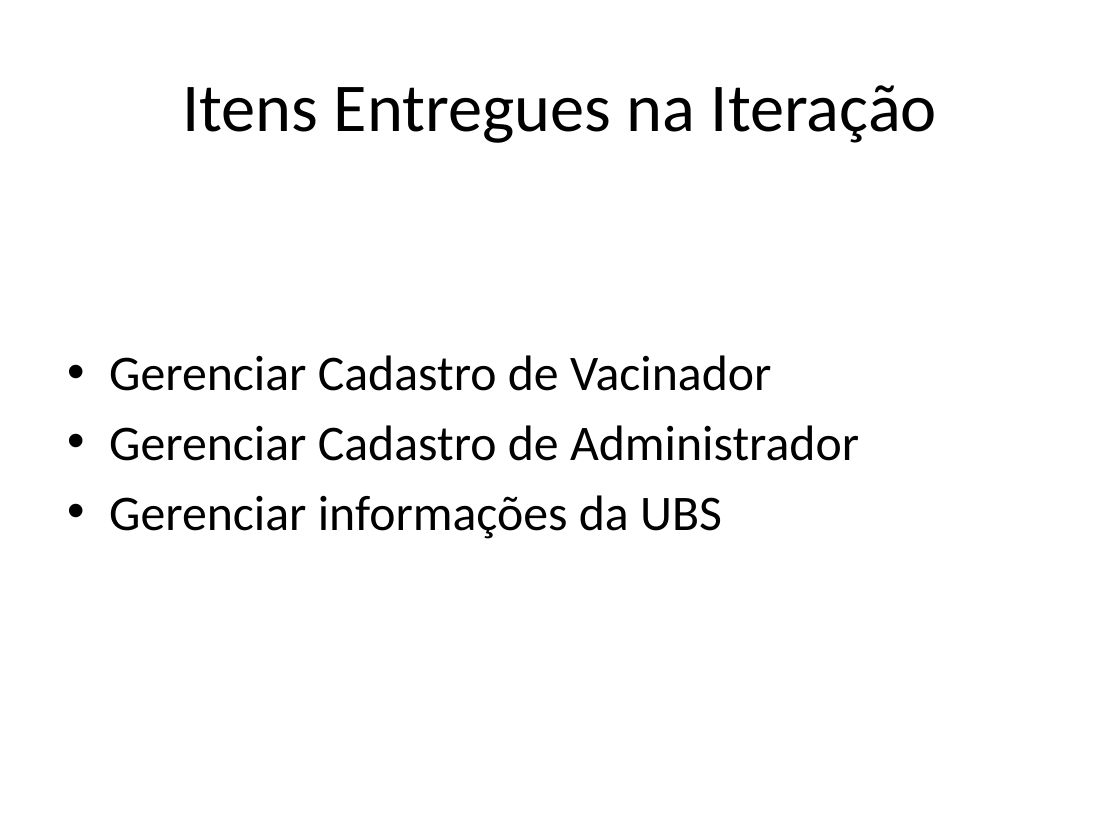
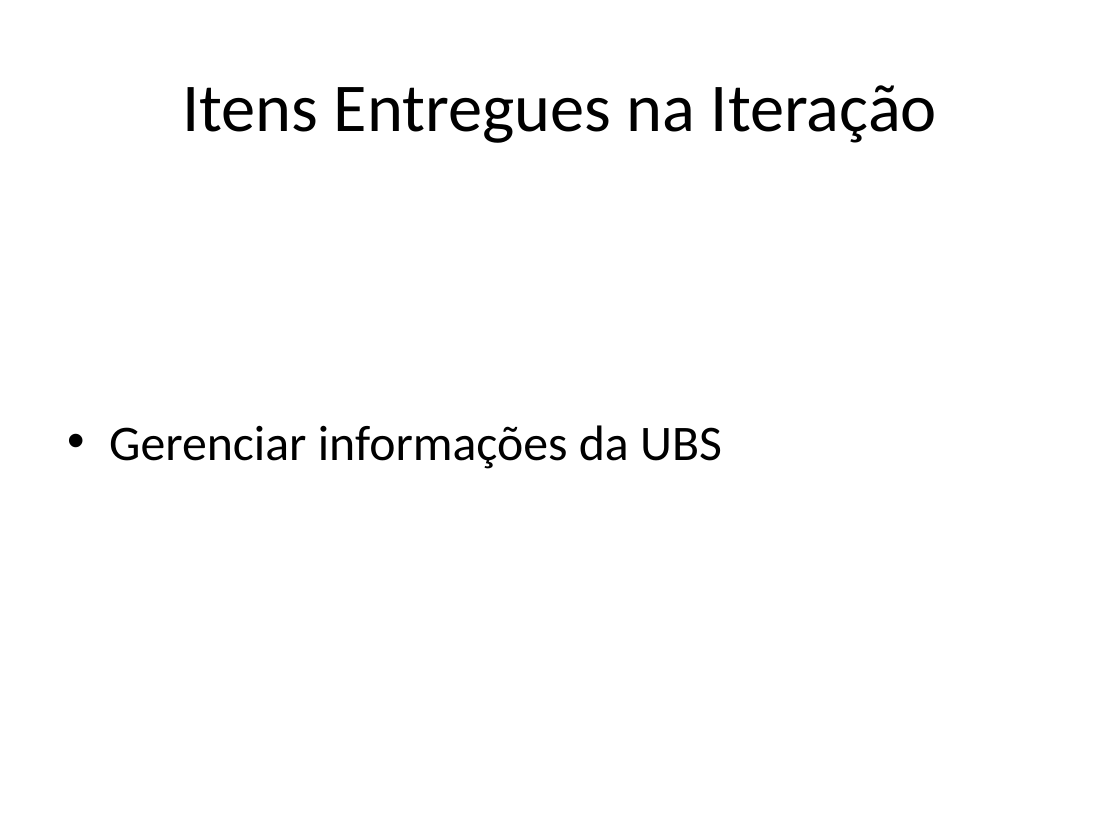
Before and after one commit to IndyPaula/InfoSaude, a slide deck: slide 4 of Projeto-InfoSaude-Vacinador_e_ACS/002-Acompanhamento/RAP-Avaliacao_de_Qualidade/RAP-4_Avaliacao_de_Qualidade/RAP-Apresentacao_Resultados_Iteracao-IV.pptx. Drawn at 1120x840 pixels with LibreOffice and Linux fonts; fonts in the diff are those of the drawing. Boxes give left, top, right and bottom in pixels: in the first picture for what was removed or moved away, otherwise in the second. Text is boxed around its words. In the diff, an @@ line names an element or a change of style, - is before the commit and + after.

Commit message:
Atualização do Documento de Apresentação de Resultados da Iteração.

```diff
--- a/Projeto-InfoSaude-Vacinador_e_ACS/002-Acompanhamento/RAP-Avaliacao_de_Qualidade/RAP-4_Avaliacao_de_Qualidade/RAP-Apresentacao_Resultados_Iteracao-IV.pptx
+++ b/Projeto-InfoSaude-Vacinador_e_ACS/002-Acompanhamento/RAP-Avaliacao_de_Qualidade/RAP-4_Avaliacao_de_Qualidade/RAP-Apresentacao_Resultados_Iteracao-IV.pptx
@@ text at bbox=[109, 355, 859, 461]: paragraphs removed @@
-• Gerenciar Cadastro de Vacinador
-• Gerenciar Cadastro de Administrador
```
